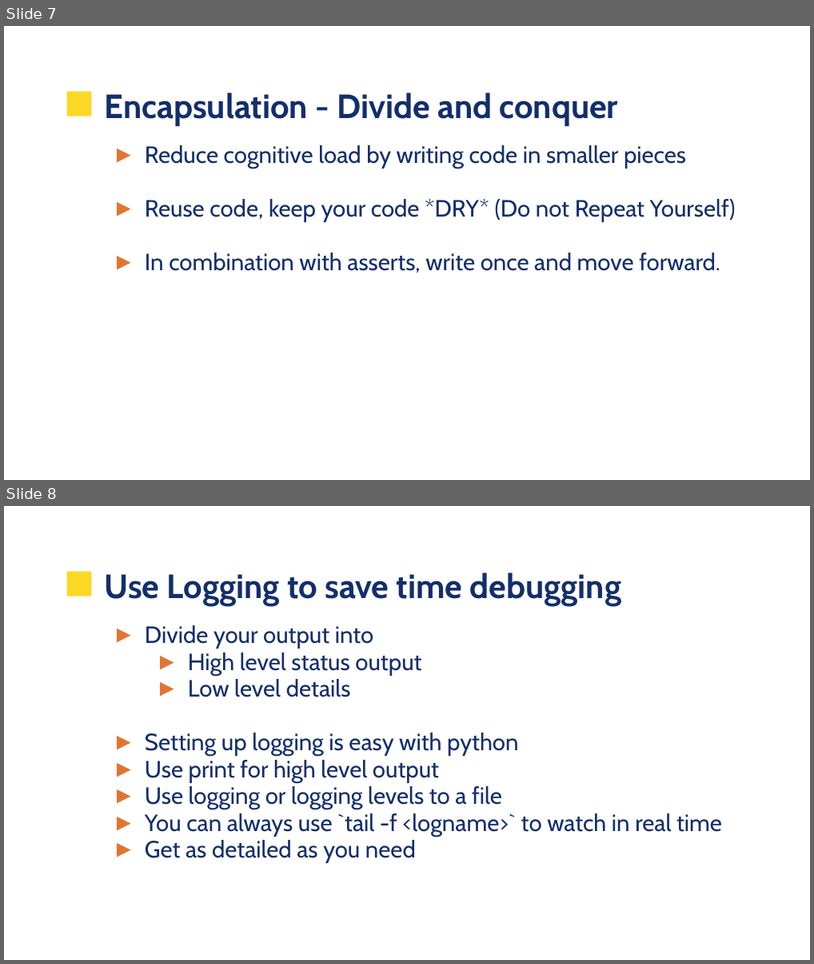
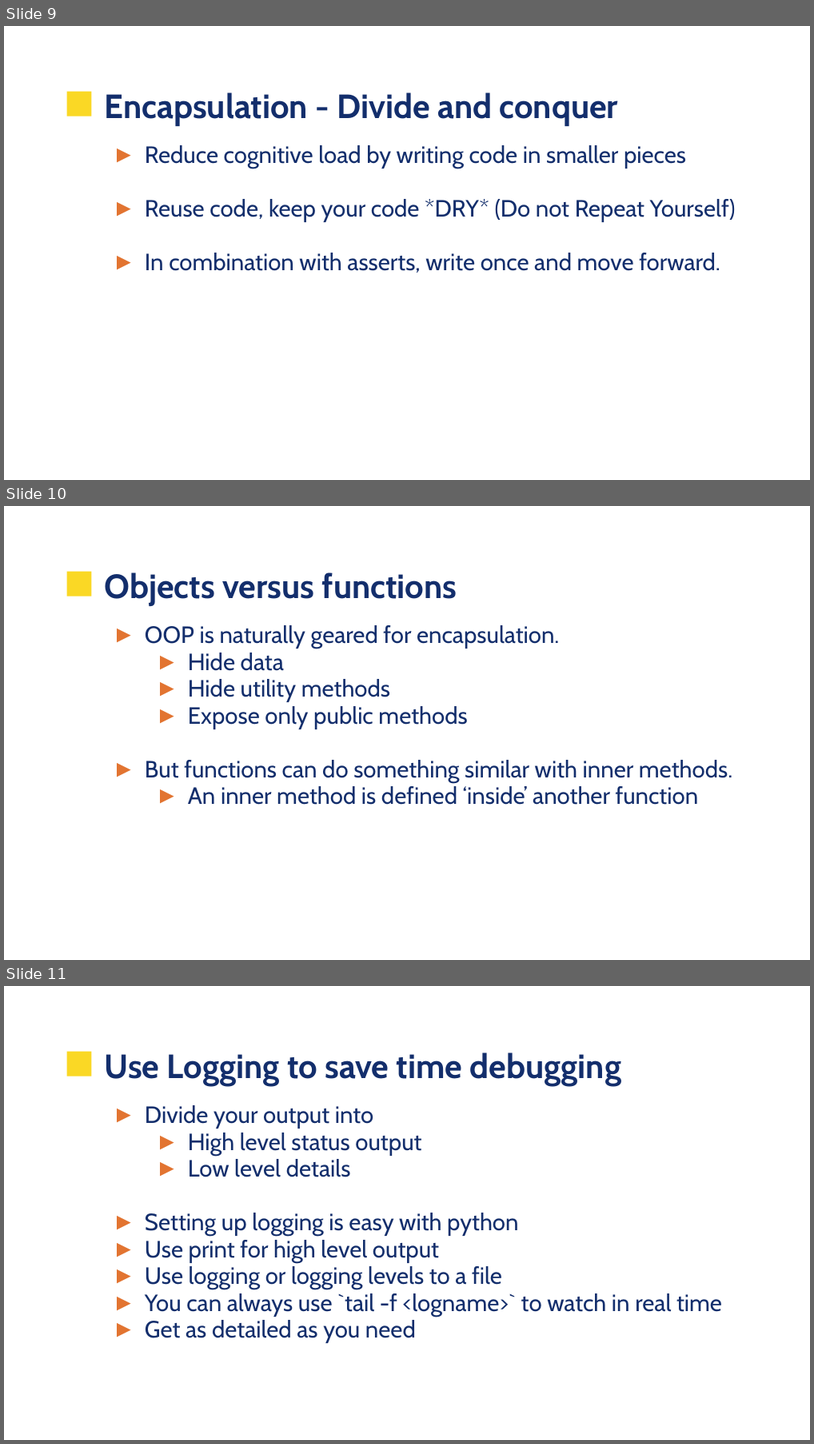
Before and after one commit to UVADS/data_engineering, a slide deck: sw_skills/sw_skills.pptx. Shown one above the other, each under a label of ours: slides 7 and 8 before the commit, slides 9, 10 and 11 after it. The pictures are 814x964 and 814x1444 pixels, drawn with LibreOffice and Linux fonts; fonts in the diff are those of the drawing; background and template pictures are left out. Boxes give left, top, right and bottom in pixels: in the first picture for what was removed or moved away, otherwise in the second. Text is boxed around its words. In the diff, an @@ line names an element or a change of style, - is before the commit and + after.

```diff
--- a/sw_skills/sw_skills.pptx
+++ b/sw_skills/sw_skills.pptx
@@ slide 10 added at (4, 506, 810, 960), background picture (left out); not listed: 1 template element that a slide beside it also shows @@
@@ title added at (105, 572, 457, 605), 30 pt, text #132E6C, bold @@
+Objects versus functions
@@ text added at (145, 625, 733, 804), 21 pt, text #132E6C @@
+► OOP is naturally geared for encapsulation.
+  ► Hide data
+  ► Hide utility methods
+  ► Expose only public methods
+► But functions can do something similar with inner methods.
+  ► An inner method is defined ‘inside’ another function
@@ what was slide 7 is now slide 9 @@
@@ what was slide 8 is now slide 11 @@
```
Also in this commit, not shown: 5 slides changed, 3 other slides added, 2 other files.
